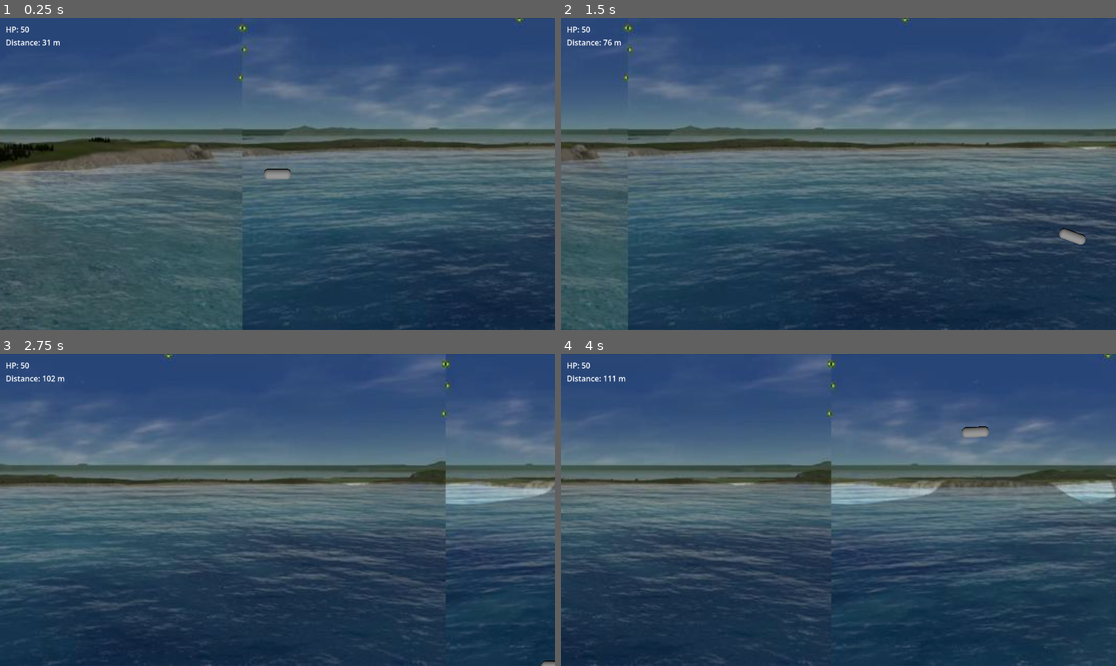
Above: before the commit, frames 1-4 (two rows, left to right).
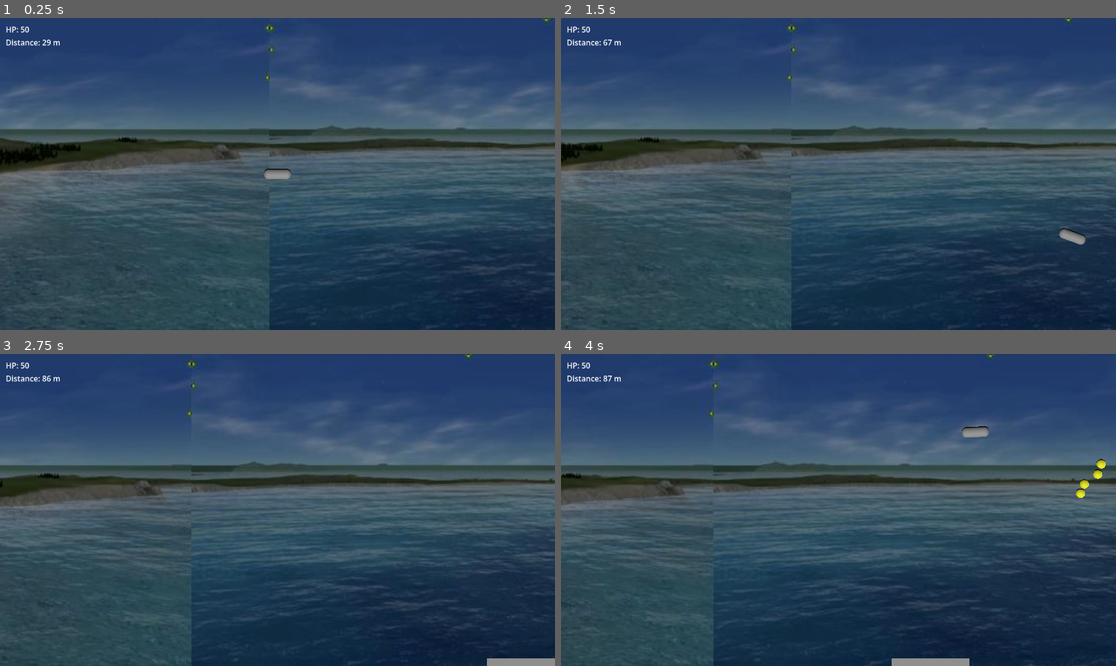
Above: after the commit, the same moments.

Repository: Unrealf1/SupremeComGame
Game: Godot game, scene res://scenes/Main.tscn
Same seed, same stepped clock (60 frames per second), same inputs: the game is played once before the commit and once after it.
Inputs:
- Up to frame 1 (0.25 s): no input
- Up to frame 2 (1.5 s): hold Right (ui_right) 0.53-1.28 s; hold Down (ui_down) from 1.28 s (still down)
- Up to frame 3 (2.75 s): release Down (ui_down) at 2.03 s; hold Right (ui_right) from 2.03 s (still down)
- Up to frame 4 (4 s): release Right (ui_right) at 2.78 s; hold Up (ui_up) 2.78-3.53 s; hold Left (ui_left) from 3.53 s (still down)

The runs differ from the first frame. In frame 1, 13% of the frame differs, in the area x 0-100%, y 0-100%; in frame 2, 19%; in frame 3, 25%; in frame 4, 24%.

Commit message:
Firing turrets

Diff:
--- /dev/null
+++ b/supreme-game/scenes/Bullet.tscn
@@ -0,0 +1,22 @@
+[gd_scene format=3 uid="uid://l8lv6m6bt716"]
+
+[ext_resource type="Script" uid="uid://dfgqcdb8w4t8q" path="res://scripts/Bullet.gd" id="1"]
+
+[sub_resource type="SphereMesh" id="1"]
+
+[sub_resource type="StandardMaterial3D" id="StandardMaterial3D_hf8mt"]
+albedo_color = Color(0.92156863, 0.9254902, 0.12156863, 1)
+
+[sub_resource type="SphereShape3D" id="2"]
+radius = 0.02
+
+[node name="Bullet" type="Area3D" unique_id=2091290039]
+script = ExtResource("1")
+
+[node name="Mesh" type="MeshInstance3D" parent="." unique_id=1136200649]
+transform = Transform3D(0.3, 0, 0, 0, 0.3, 0, 0, 0, 0.3, 0, 0, 0)
+mesh = SubResource("1")
+surface_material_override/0 = SubResource("StandardMaterial3D_hf8mt")
+
+[node name="Collision" type="CollisionShape3D" parent="." unique_id=641792222]
+shape = SubResource("2")
--- a/supreme-game/scenes/Main.tscn
+++ b/supreme-game/scenes/Main.tscn
@@ -6,6 +6,7 @@
 [ext_resource type="Script" uid="uid://caufe3ohnspgm" path="res://scripts/Spawner.gd" id="3"]
 [ext_resource type="Script" uid="uid://k4xwh15ia06q" path="res://scripts/HUD.gd" id="4"]
 [ext_resource type="PackedScene" uid="uid://codwi2ecqu6x1" path="res://scenes/background/BackgroundScroller.tscn" id="5"]
+[ext_resource type="PackedScene" path="res://scenes/Turret.tscn" id="6"]
 
 [sub_resource type="CapsuleMesh" id="1"]
 radius = 0.4
@@ -47,6 +48,7 @@
 [node name="Spawner" type="Node3D" parent="." unique_id=419638877]
 script = ExtResource("3")
 obstacle_scene = ExtResource("2")
+turret_scene = ExtResource("6")
 
 [node name="Timer" type="Timer" parent="Spawner" unique_id=366563561]
 wait_time = 5.0
--- a/supreme-game/scenes/Obstacle.tscn
+++ b/supreme-game/scenes/Obstacle.tscn
@@ -1,18 +1,18 @@
-[gd_scene load_steps=3 format=3]
+[gd_scene format=3 uid="uid://dxua21i46ixbt"]
 
-[ext_resource type="Script" path="res://scripts/Obstacle.gd" id=1]
+[ext_resource type="Script" uid="uid://bwqk1mo32invd" path="res://scripts/Obstacle.gd" id="1"]
 
-[sub_resource type="SphereMesh" id=1]
+[sub_resource type="SphereMesh" id="1"]
 radius = 0.6
 
-[sub_resource type="SphereShape3D" id=2]
+[sub_resource type="SphereShape3D" id="2"]
 radius = 0.6
 
-[node name="Obstacle" type="Area3D"]
+[node name="Obstacle" type="Area3D" unique_id=694301694]
 script = ExtResource("1")
 
-[node name="Mesh" type="MeshInstance3D" parent="."]
+[node name="Mesh" type="MeshInstance3D" parent="." unique_id=609241776]
 mesh = SubResource("1")
 
-[node name="Collision" type="CollisionShape3D" parent="."]
+[node name="Collision" type="CollisionShape3D" parent="." unique_id=904574752]
 shape = SubResource("2")
--- /dev/null
+++ b/supreme-game/scenes/Turret.tscn
@@ -0,0 +1,17 @@
+[gd_scene format=3 uid="uid://8n6msw25crgy"]
+
+[ext_resource type="Script" uid="uid://b0gqtf3h8nkn2" path="res://scripts/Turret.gd" id="1"]
+[ext_resource type="PackedScene" uid="uid://l8lv6m6bt716" path="res://scenes/Bullet.tscn" id="2"]
+
+[sub_resource type="BoxMesh" id="1"]
+
+[node name="Turret" type="Node3D" unique_id=505160729]
+script = ExtResource("1")
+bullet_scene = ExtResource("2")
+
+[node name="Mesh" type="MeshInstance3D" parent="." unique_id=1783472913]
+transform = Transform3D(2.5, 0, 0, 0, 2.5, 0, 0, 0, 2.5, 0, 0, 0)
+mesh = SubResource("1")
+
+[node name="FireTimer" type="Timer" parent="." unique_id=1170923848]
+wait_time = 1.2
--- a/supreme-game/scripts/BackgroundScroller.gd
+++ b/supreme-game/scripts/BackgroundScroller.gd
@@ -4,6 +4,7 @@
 @export var parallax_factor := 0.25
 @export var z_depth := -10.0
 @export var fit_texture_height_to_screen := true
+@export var tint: Color = Color(0.8, 0.85, 0.9, 1.0)
 
 @onready var tile_a: MeshInstance3D = $TileA
 @onready var tile_b: MeshInstance3D = $TileB
@@ -25,7 +26,7 @@
   _material = StandardMaterial3D.new()
   _material.shading_mode = BaseMaterial3D.SHADING_MODE_UNSHADED
   _material.transparency = BaseMaterial3D.TRANSPARENCY_DISABLED
-  _material.albedo_color = Color(1.0, 1.0, 1.0, 1.0)
+  _material.albedo_color = Color(tint.r, tint.g, tint.b, 1.0)
   _material.cull_mode = BaseMaterial3D.CULL_DISABLED
   if texture != null:
     _material.albedo_texture = texture
@@ -59,7 +60,7 @@
   _apply_tile_positions()
 
 func _scroll_tiles(delta: float) -> void:
-  var offset := GameState.scroll_speed * parallax_factor * delta * 3.0
+  var offset := GameState.scroll_speed * parallax_factor * delta * 1.0
   _scroll_x = fposmod(_scroll_x + offset, _tile_size.x)
   _apply_tile_positions()
 
--- /dev/null
+++ b/supreme-game/scripts/Bullet.gd
@@ -0,0 +1,28 @@
+extends Area3D
+
+@export var speed := 10.0
+@export var damage := 5
+@export var direction := Vector3.ZERO
+@export var screen_half_extents := Vector2(16.0, 9.0)
+@export var despawn_margin := 3.0
+
+func _ready() -> void:
+  area_entered.connect(_on_area_entered)
+
+func _process(delta: float) -> void:
+  global_position += direction * speed * delta
+  global_position.x -= GameState.scroll_speed * delta
+
+  if (
+    global_position.x < -screen_half_extents.x - despawn_margin
+    or global_position.x > screen_half_extents.x + despawn_margin
+    or global_position.y < -screen_half_extents.y - despawn_margin
+    or global_position.y > screen_half_extents.y + despawn_margin
+  ):
+    queue_free()
+
+func _on_area_entered(area: Area3D) -> void:
+  var other_owner := area.get_parent()
+  if other_owner and other_owner.has_method("apply_damage"):
+    other_owner.apply_damage(damage)
+    queue_free()
--- a/supreme-game/scripts/GameState.gd
+++ b/supreme-game/scripts/GameState.gd
@@ -1,7 +1,7 @@
 extends Node
 
 @export var scroll_speed := 6.0
-@export var min_scroll_speed = 6.0
+@export var min_scroll_speed = 4.0
 @export var max_scroll_speed := 12.0
 @export var seconds_to_reach_max_speed := 600.0
 
--- a/supreme-game/scripts/Obstacle.gd
+++ b/supreme-game/scripts/Obstacle.gd
@@ -21,4 +21,4 @@
   var otherOwner := area.get_parent()
   if otherOwner and otherOwner.has_method("apply_damage"):
     otherOwner.apply_damage(damage)
-  queue_free()
+    queue_free()
--- a/supreme-game/scripts/Spawner.gd
+++ b/supreme-game/scripts/Spawner.gd
@@ -1,8 +1,10 @@
 extends Node3D
 
 @export var obstacle_scene: PackedScene
-@export var spawn_interval := 5.0
+@export var turret_scene: PackedScene
+@export var spawn_interval := 2.5
 @export var spawn_margin := 1.0
+@export_range(0.0, 1.0) var turret_spawn_chance := 0.8
 
 var screenHalfExtents : Vector2
 
@@ -27,11 +29,24 @@
 func _spawn_obstacle() -> void:
   if obstacle_scene == null:
     return
-  var obstacle := obstacle_scene.instantiate()
-  var x := randf_range(0.0, screenHalfExtents.x)
-  var y := -screenHalfExtents.y - spawn_margin
-  if (randi() % 2 == 0):
-    y *= -1.0
-  obstacle.screen_half_height = screenHalfExtents.y
-  add_child(obstacle)
-  obstacle.global_position = Vector3(x, y, 0.0)
+
+  var should_spawn_turret := turret_scene != null and randf() < turret_spawn_chance
+  var spawned : Node3D
+  if should_spawn_turret:
+    spawned = turret_scene.instantiate()
+  else:
+    spawned = obstacle_scene.instantiate()
+  add_child(spawned)
+
+  if should_spawn_turret:
+    spawned.global_position = Vector3(screenHalfExtents.x, -screenHalfExtents.y - spawn_margin, 0.0)
+    spawned.screen_half_extents = screenHalfExtents
+  else:
+    # spawning moving obstacle
+    var x := randf_range(0, screenHalfExtents.x)
+    var y := -screenHalfExtents.y - spawn_margin
+    if randi() % 2 == 0:
+      y *= -1.0
+    spawned.direction = Vector3(0.0, -sign(y), 0.0)
+    spawned.global_position = Vector3(x, y, 0.0)
+    spawned.screen_half_height = screenHalfExtents.y
--- /dev/null
+++ b/supreme-game/scripts/Turret.gd
@@ -0,0 +1,63 @@
+extends Node3D
+
+@export var bullet_scene: PackedScene
+@export var fire_interval := 1.0
+@export var bullet_speed := 18.0
+@export var bullet_damage := 5
+@export var screen_half_extents := Vector2(16.0, 9.0)
+@export var despawn_margin := 3.0
+@export var muzzle_side_offset := 0.7
+@export var muzzle_pair_separation := 0.4
+
+@onready var timer: Timer = $FireTimer
+
+func _ready() -> void:
+  timer.wait_time = fire_interval
+  timer.timeout.connect(_fire)
+  timer.start()
+
+func _process(delta: float) -> void:
+  global_position.x -= GameState.scroll_speed * delta
+
+  if global_position.x < -screen_half_extents.x - despawn_margin:
+    queue_free()
+
+func _fire() -> void:
+  if bullet_scene == null:
+    return
+
+  var player := get_tree().current_scene.get_node_or_null("Player")
+  if player == null:
+    return
+
+  var half_pair := muzzle_pair_separation * 0.5
+  var heightOffset = 0.5
+  _spawn_bullet_from_offset(Vector3(-muzzle_side_offset, -half_pair, heightOffset), player)
+  _spawn_bullet_from_offset(Vector3(-muzzle_side_offset, half_pair, heightOffset), player)
+  _spawn_bullet_from_offset(Vector3(muzzle_side_offset, -half_pair, heightOffset), player)
+  _spawn_bullet_from_offset(Vector3(muzzle_side_offset, half_pair, heightOffset), player)
+
+func _spawn_bullet_from_offset(local_offset: Vector3, player: Node3D) -> void:
+  var bullet := bullet_scene.instantiate()
+  get_tree().current_scene.add_child(bullet)
+  bullet.global_basis = Basis.IDENTITY
+  bullet.scale = Vector3.ONE
+
+  var spawn_position := global_position + local_offset
+  spawn_position.z = 0.0
+  bullet.global_position = spawn_position
+
+  var raw_dir: Vector3 = player.global_position - spawn_position
+  raw_dir.z = 0.0
+  var dirLen = raw_dir.length()
+  if dirLen  <= 0.001:
+    raw_dir = Vector3(0.0, 1.0, 0.0)
+  else:
+    var flightDuration = dirLen / bullet_speed
+    var estimatedPos = player.global_position + Vector3(GameState.scroll_speed, 0.0, 0.0) * flightDuration
+    raw_dir = estimatedPos - spawn_position
+
+  bullet.direction = raw_dir.normalized()
+  bullet.speed = bullet_speed
+  bullet.damage = bullet_damage
+  bullet.screen_half_extents = screen_half_extents
Not shown, added: supreme-game/scripts/Bullet.gd.uid
Not shown, added: supreme-game/scripts/Turret.gd.uid
